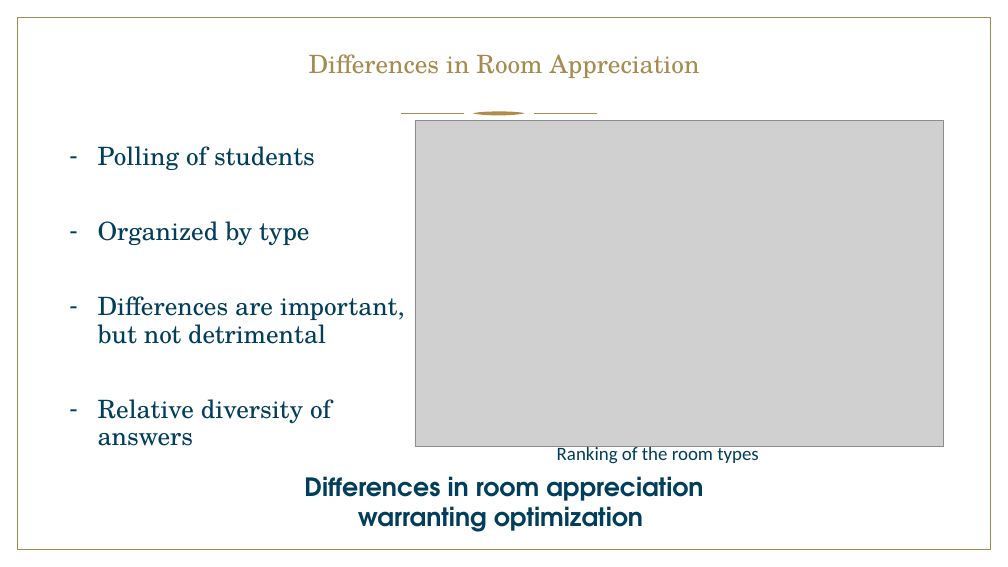
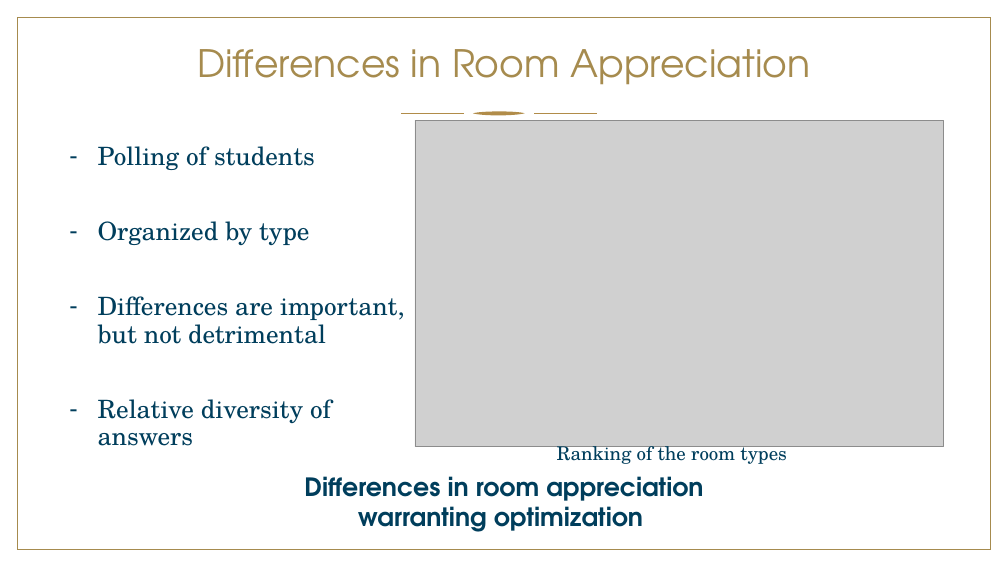
Before and after one commit to Mttmin/classroom_allocation, a slide deck: slide 8 of Pitch final Minguet.pptx. Drawn at 1008x567 pixels with LibreOffice and Linux fonts; fonts in the diff are those of the drawing; grey boxes stand for pictures; background and template pictures are left out. Boxes give left, top, right and bottom in pixels: in the first picture for what was removed or moved away, otherwise in the second. Text is boxed around its words. In the diff, an @@ line names an element or a change of style, - is before the commit and + after.

```diff
--- a/Pitch final Minguet.pptx
+++ b/Pitch final Minguet.pptx
@@ title "Differences in Room Appreciation" at box(197, 49, 810, 85): size 24 to 36 pt, font TeX Gyre Schola to TeX Gyre Adventor @@
@@ text "Ranking of the room types" at box(557, 441, 787, 464): font Calibri to TeX Gyre Schola @@
```
Also in this commit, not shown: 10 other slides changed, 9 slides added.
